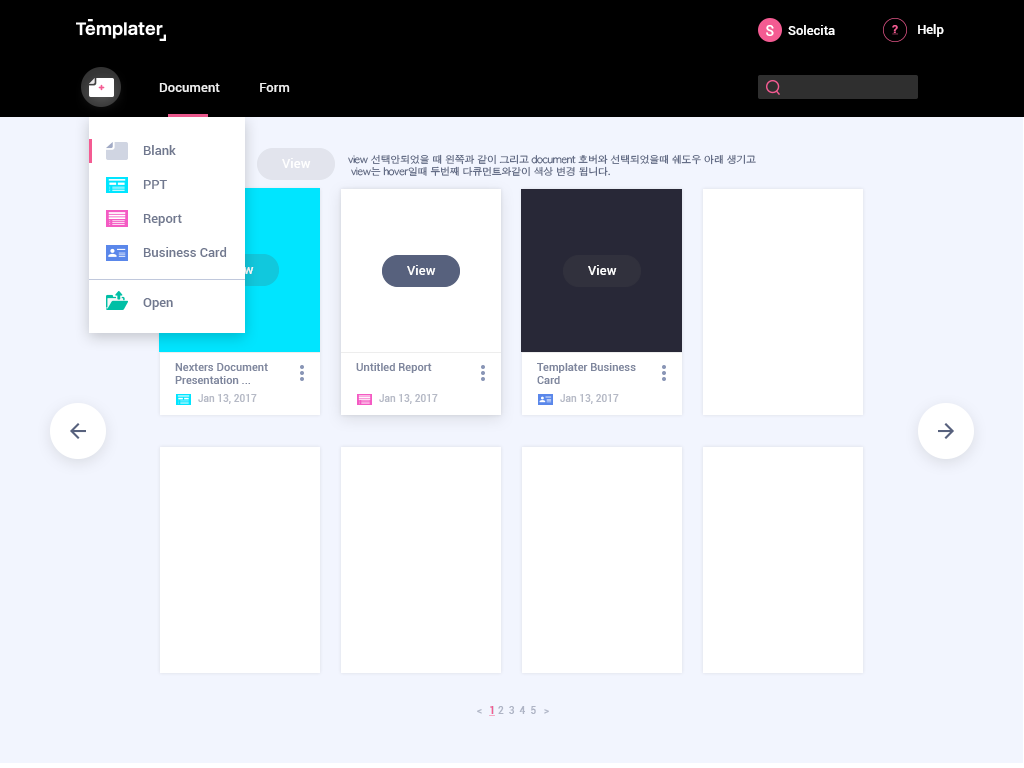
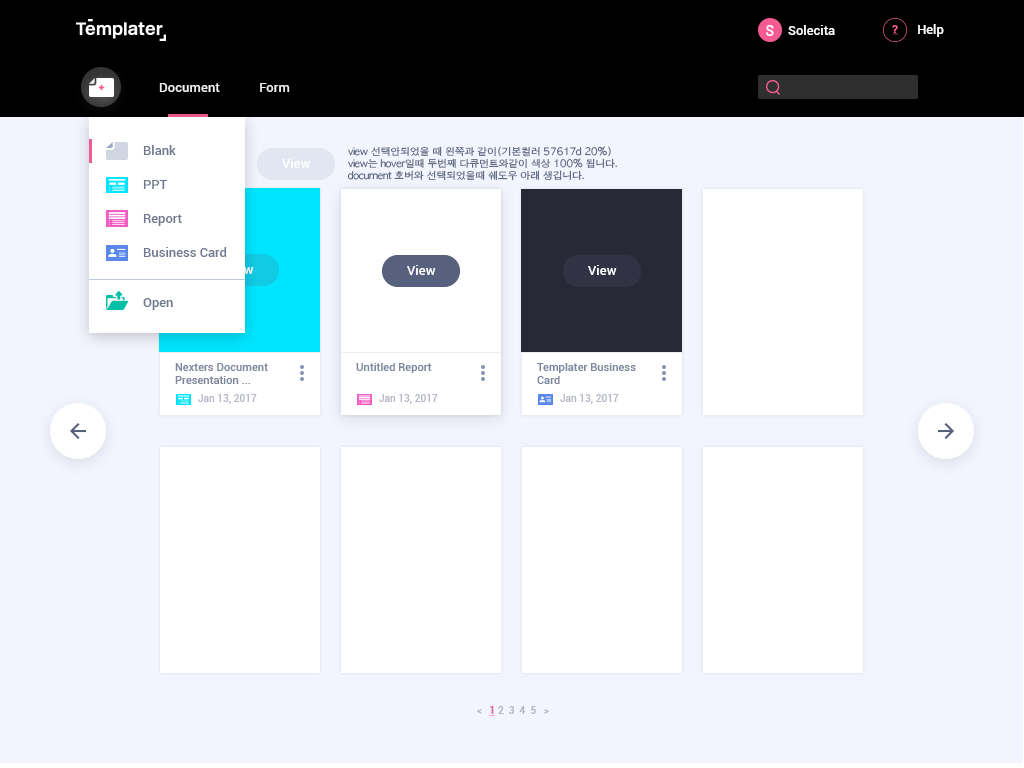
Comparing the layer stacks of the two 1024 × 768 images. Changes:
renamed "view 선택안되었을 때 왼쪽과 같이 그리고 document 호버와 선택되었을때 쉐도우 아래 생기고 view는" to "view 선택안되었을 때 왼쪽과 같이(기본컬러 57617d 20%) view는 hover일때 두번째 다큐먼트와같", painted on it over (x1=347, y1=146, x2=756, y2=181)
painted on "view normal copy" (1st of 2, in "document 1" › "doc3- business card") over (x1=563, y1=255, x2=641, y2=287)
painted on "view normal copy 2" over (x1=257, y1=148, x2=335, y2=180)
painted on "view normal" over (x1=245, y1=254, x2=279, y2=286)
